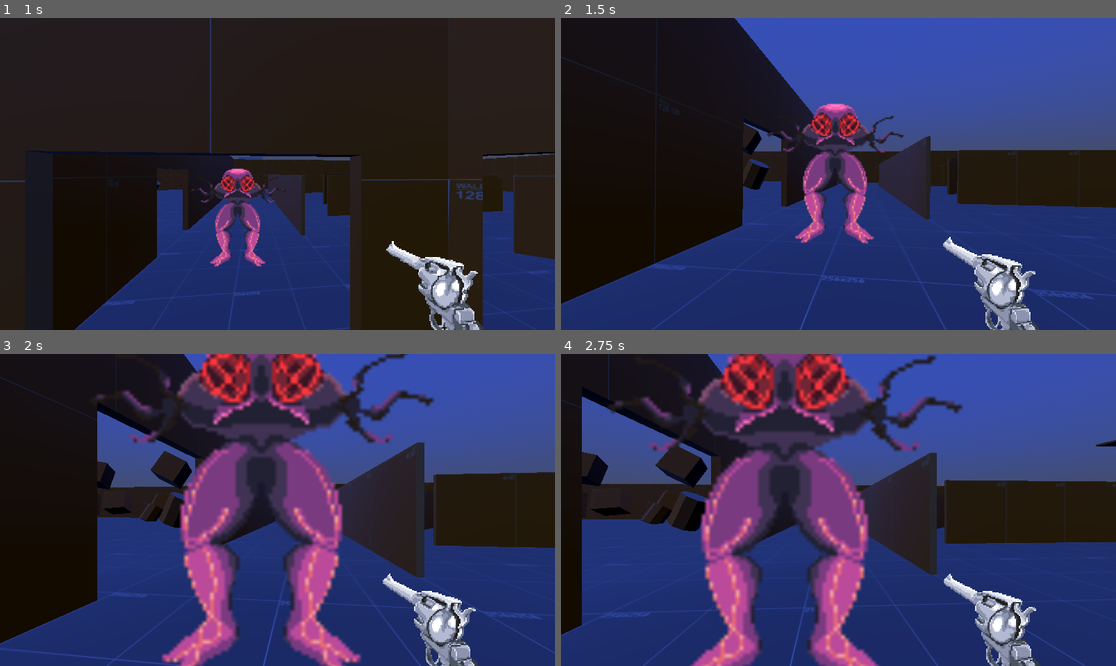
Above: before the commit, frames 1-4 (two rows, left to right).
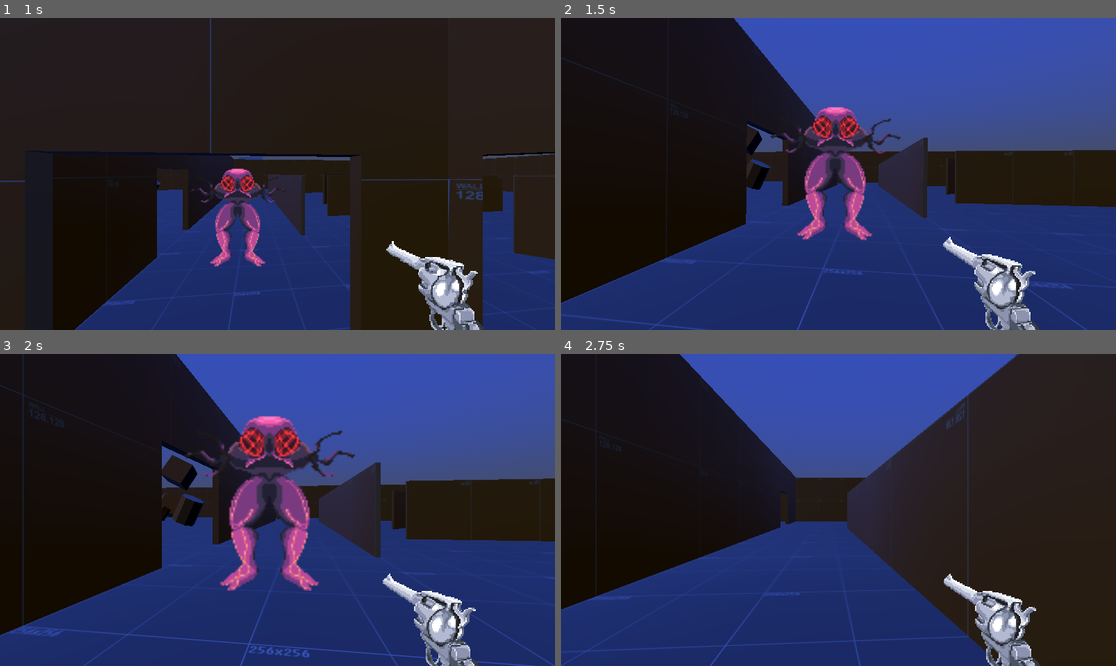
Above: after the commit, the same moments.

Repository: Liloslash/CocoonstrikeV2
Game: Godot game, scene res://world.tscn
Two runs of this game, one before a commit and one after it. Both use one fixed random seed, a clock stepped at 60 frames per second and the inputs below. Sound files missing from this copy of the repository are replaced by a short silence.
Inputs (mouse positions are in pixels of both pictures, inside the frame that each line leads up to):
- Up to frame 1 (1 s): move the mouse to (305, 174) at 0.52 s; hold W (up) from 0.53 s (still down); hold Q (slam) from 0.53 s (still down); click (305, 174) at 0.6 s; tap Space (jump) at 0.77 s
- Up to frame 2 (1.5 s): keep holding W (up); move the mouse to (810, 174) at 1.27 s; release Q (slam) at 1.28 s; tap Q (slam) at 1.35 s
- Up to frame 3 (2 s): keep holding W (up); tap Space (jump) at 1.52 s; click (249, 510) at 1.55 s
- Up to frame 4 (2.75 s): keep holding W (up); move the mouse to (849, 503) at 2.02 s; hold Q (slam) from 2.03 s (still down); click (849, 503) at 2.1 s

Frame 1 is identical in both runs. In frame 2, 4.0% of the frame differs, in the area x 0-100%, y 0-100%; in frame 3, 32%; in frame 4, 54%.

Commit message:
Add enemy character with health and damage mechanics; implement revolver damage handling in player script

Diff:
--- /dev/null
+++ b/Enemy/enemy.gd
@@ -0,0 +1,80 @@
+extends CharacterBody3D
+
+# === PARAMÈTRES EXPORTÉS ===
+@export_group("Statistiques")
+@export var max_health: int = 100
+
+@export_group("Comportement")
+@export var move_speed: float = 3.0
+@export var detection_range: float = 15.0  # Distance de détection du joueur
+
+@export_group("Animation de Mort")
+@export var death_freeze_duration: float = 1.0  # Durée du freeze avant disparition
+
+# === VARIABLES INTERNES ===
+var current_health: int
+var is_alive: bool = true
+var is_frozen: bool = false
+var player_reference: Node3D = null
+
+# === COMPOSANTS ===
+@onready var sprite: AnimatedSprite3D = $AnimatedSprite3D  # Le sprite 2D billboard
+
+func _ready():
+	# Initialisation
+	current_health = max_health
+
+	# Mettre l'ennemi sur la layer 2 pour le raycast
+	collision_layer = 2
+
+	# Recherche du joueur dans la scène
+	_find_player()
+
+func _find_player():
+	# Cherche le joueur dans la scène (adaptez selon votre structure)
+	var world = get_tree().get_first_node_in_group("world")
+	if world:
+		player_reference = world.get_node_or_null("Player")
+
+	if not player_reference:
+		# Recherche alternative
+		player_reference = get_tree().get_first_node_in_group("player")
+
+func _physics_process(_delta):
+	if not is_alive or is_frozen:
+		return
+
+	# Pour l'instant, l'ennemi reste statique
+	# TODO: Ajouter logique de mouvement/pathfinding plus tard
+	pass
+
+# === SYSTÈME DE DÉGÂTS ===
+func take_damage(damage: int):
+	if not is_alive:
+		return
+
+	current_health -= damage
+	print("Ennemi touché ! Vie restante: ", current_health, "/", max_health)
+
+	# Vérification de la mort
+	if current_health <= 0:
+		_die()
+
+func _die():
+	if not is_alive:
+		return
+
+	is_alive = false
+	is_frozen = true
+	print("Ennemi éliminé !")
+
+	# Freeze pendant 1 seconde puis disparition
+	await get_tree().create_timer(death_freeze_duration).timeout
+	queue_free()
+
+# === GETTERS POUR DEBUG/HUD ===
+func get_health_percentage() -> float:
+	return float(current_health) / float(max_health)
+
+func is_dead() -> bool:
+	return not is_alive
--- a/Enemy/enemy.tscn
+++ b/Enemy/enemy.tscn
@@ -1,6 +1,7 @@
-[gd_scene load_steps=32 format=3 uid="uid://smwg3iv40p4o"]
+[gd_scene load_steps=33 format=3 uid="uid://smwg3iv40p4o"]
 
 [ext_resource type="Texture2D" uid="uid://bejtd403q1ucu" path="res://Assets/Sprites/Critters/BigMonsterV1.png" id="1_2pb1h"]
+[ext_resource type="Script" uid="uid://4sr47wsfjxbc" path="res://Enemy/enemy.gd" id="1_px1sc"]
 
 [sub_resource type="AtlasTexture" id="AtlasTexture_2pb1h"]
 atlas = ExtResource("1_2pb1h")
@@ -209,6 +210,7 @@
 [sub_resource type="CapsuleShape3D" id="CapsuleShape3D_2j8qn"]
 
 [node name="Enemy" type="CharacterBody3D"]
+script = ExtResource("1_px1sc")
 
 [node name="AnimatedSprite3D" type="AnimatedSprite3D" parent="."]
 transform = Transform3D(1.5, 0, 0, 0, 1.5, 0, 0, 0, 1.5, 0, 0, 0)
--- a/Player/player.gd
+++ b/Player/player.gd
@@ -30,6 +30,9 @@
 @export var recoil_duration: float = 0.2
 @export var recoil_rotation: float = 3.0
 @export var recoil_kickback: float = 0.08
+
+@export_group("Combat")
+@export var revolver_damage: int = 50  # Dégâts du revolver
 
 # --- Variables internes ---
 var current_speed: float = 0.0
@@ -53,6 +56,9 @@
 # --- Head Bob interne ---
 var headbob_timer: float = 0.0
 
+# --- Combat ---
+@onready var raycast: RayCast3D = $Camera3D/RayCast3D  # Raycast pour les tirs
+
 # --- Référence au revolver dans le HUD ---
 @onready var revolver_sprite = $HUD_Layer/Revolver
 var revolver_connected: bool = false
@@ -80,9 +86,19 @@
 	original_camera_position = camera.position
 	original_camera_rotation = camera.rotation_degrees
 
+	# Créer le raycast s'il n'existe pas
+	if not raycast:
+		raycast = RayCast3D.new()
+		camera.add_child(raycast)
+		raycast.target_position = Vector3(0, 0, -100)  # 100 unités vers l'avant
+		raycast.enabled = true
+		# Configurer pour ignorer la Map (layer 1) et ne détecter que layer 2
+		raycast.collision_mask = 2  # Ne détecte que la layer 2
+
 	# Connexion du signal de tir du revolver avec vérification
 	if revolver_sprite:
 		revolver_sprite.shot_fired.connect(_trigger_recoil)
+		revolver_sprite.shot_fired.connect(_handle_shot)  # Connexion pour les dégâts
 		revolver_connected = true
 	else:
 		push_error("Revolver sprite non trouvé dans HUD_Layer/Revolver")
@@ -103,31 +119,36 @@
 
 # --- Gestion séparée du camera shake ---
 func _handle_camera_shake(delta: float) -> void:
-	if shake_timer > 0:
-		var t := 1.0 - (shake_timer / shake_time_total)
-		var elastic := ease_out_elastic(t)
-		var offset = Vector3(
-			randf_range(-1, 1) * shake_strength * (1 - elastic),
-			randf_range(-1, 1) * shake_strength * (1 - elastic),
-			0
-		)
-		camera.position = original_camera_position + offset
-		camera.rotation_degrees = original_camera_rotation + Vector3(0, 0, randf_range(-1, 1) * shake_rot * (1 - elastic))
-		shake_timer -= delta
+	if shake_timer <= 0:
+		return
+
+	var t := 1.0 - (shake_timer / shake_time_total)
+	var elastic := ease_out_elastic(t)
+	var offset = Vector3(
+		randf_range(-1, 1) * shake_strength * (1 - elastic),
+		randf_range(-1, 1) * shake_strength * (1 - elastic),
+		0
+	)
+	camera.position = original_camera_position + offset
+	camera.rotation_degrees = original_camera_rotation + Vector3(0, 0, randf_range(-1, 1) * shake_rot * (1 - elastic))
+	shake_timer -= delta
+
+	if shake_timer <= 0:
+		camera.position = original_camera_position
+		camera.rotation_degrees = original_camera_rotation
+
+# --- Gestion séparée du head bob ---
+func _handle_head_bob(delta: float) -> void:
+	if is_frozen or current_speed <= 0 or shake_timer > 0:
+		headbob_timer = 0.0
 		if shake_timer <= 0:
 			camera.position = original_camera_position
-			camera.rotation_degrees = original_camera_rotation
-
-# --- Gestion séparée du head bob ---
-func _handle_head_bob(delta: float) -> void:
-	if not is_frozen and current_speed > 0 and shake_timer <= 0:
-		headbob_timer += delta
-		var bob_offset_y = abs(sin(headbob_timer * headbob_frequency)) * headbob_amplitude
-		var bob_offset_x = sin(headbob_timer * headbob_frequency * headbob_frequency_multiplier) * headbob_amplitude * 0.5
-		camera.position = original_camera_position + Vector3(bob_offset_x, bob_offset_y, 0)
-	elif shake_timer <= 0:
-		headbob_timer = 0.0
-		camera.position = original_camera_position
+		return
+
+	headbob_timer += delta
+	var bob_offset_y = abs(sin(headbob_timer * headbob_frequency)) * headbob_amplitude
+	var bob_offset_x = sin(headbob_timer * headbob_frequency * headbob_frequency_multiplier) * headbob_amplitude * 0.5
+	camera.position = original_camera_position + Vector3(bob_offset_x, bob_offset_y, 0)
 
 # --- Gestion séparée du tir et rechargement ---
 func _handle_shooting() -> void:
@@ -143,6 +164,26 @@
 	if Input.is_action_just_pressed("reload"):
 		revolver_sprite.start_reload()
 
+# --- Gestion du tir avec Raycast ---
+func _handle_shot() -> void:
+	print("_handle_shot() appelée !")
+
+	if not raycast.is_colliding():
+		print("Raycast ne touche rien")
+		return
+
+	print("Raycast en collision !")
+	var collider = raycast.get_collider()
+	print("Collider: ", collider)
+
+	if not collider or not collider.has_method("take_damage"):
+		print("Collider n'a pas de méthode take_damage")
+		return
+
+	print("Ennemi a la méthode take_damage, envoi des dégâts...")
+	collider.take_damage(revolver_damage)
+	print("Ennemi touché pour ", revolver_damage, " dégâts!")
+
 # --- Effet de recul lors du tir ---
 func _trigger_recoil() -> void:
 	# Shake de recul avec paramètres spécifiques
@@ -159,9 +200,11 @@
 
 # --- Application de l'offset de kickback ---
 func _apply_kickback_offset(progress: float) -> void:
-	if shake_timer <= 0:  # Ne pas interférer avec le shake
-		var kickback_offset = Vector3(0, 0, recoil_kickback * progress)
-		camera.position = original_camera_position + kickback_offset
+	if shake_timer > 0:  # Ne pas interférer avec le shake
+		return
+
+	var kickback_offset = Vector3(0, 0, recoil_kickback * progress)
+	camera.position = original_camera_position + kickback_offset
 
 # --- Fonction d'atténuation EaseOutElastic pour la courbe du shake ---
 func ease_out_elastic(t: float) -> float:
@@ -173,6 +216,7 @@
 # --- Mise à jour de la physique du joueur ---
 func _physics_process(delta: float) -> void:
 	_handle_freeze_state(delta)
+
 	if is_frozen:
 		return
 
@@ -184,13 +228,15 @@
 
 # --- Gestion de l'état de freeze ---
 func _handle_freeze_state(delta: float) -> void:
-	if is_frozen:
-		freeze_timer -= delta
-		if freeze_timer <= 0:
-			is_frozen = false
-			freeze_timer = 0.0
-		velocity.x = 0.0
-		velocity.z = 0.0
+	if not is_frozen:
+		return
+
+	freeze_timer -= delta
+	if freeze_timer <= 0:
+		is_frozen = false
+		freeze_timer = 0.0
+	velocity.x = 0.0
+	velocity.z = 0.0
 
 # --- Gestion de la gravité et du saut ---
 func _handle_gravity_and_jump(delta: float) -> void:
@@ -200,28 +246,38 @@
 
 # --- Gestion de l'atterrissage après slam ---
 func _handle_slam_landing() -> void:
-	if is_on_floor() and is_slamming:
-		is_slamming = false
-		is_frozen = true
-		freeze_timer = freeze_duration_after_slam
-		start_camera_shake()
-
-# --- Gestion du mouvement horizontal ---
+	if not (is_on_floor() and is_slamming):
+		return
+
+	is_slamming = false
+	is_frozen = true
+	freeze_timer = freeze_duration_after_slam
+	start_camera_shake()
+
+# --- Gestion du mouvement horizontal (VERSION REFACTORISÉE) ---
 func _handle_movement(delta: float) -> void:
 	var input_dir = Input.get_vector("left", "right", "up", "down")
-	if input_dir != Vector2.ZERO:
-		var direction = (transform.basis * Vector3(input_dir.x, 0, input_dir.y)).normalized()
-		if not is_frozen:
-			if not is_accelerating:
-				is_accelerating = true
-				acceleration_timer = 0.0
-			acceleration_timer += delta
-			var speed_ratio = min(acceleration_timer / acceleration_duration, 1.0)
-			current_speed = max_speed * speed_ratio
-			velocity.x = direction.x * current_speed
-			velocity.z = direction.z * current_speed
-	else:
+
+	# Early return - si pas d'input ou frozen, arrêter le mouvement
+	if input_dir == Vector2.ZERO or is_frozen:
 		is_accelerating = false
 		current_speed = 0.0
 		velocity.x = 0.0
 		velocity.z = 0.0
+		return
+
+	# Calculer la direction de mouvement
+	var direction = (transform.basis * Vector3(input_dir.x, 0, input_dir.y)).normalized()
+
+	# Gérer l'accélération
+	if not is_accelerating:
+		is_accelerating = true
+		acceleration_timer = 0.0
+
+	acceleration_timer += delta
+	var speed_ratio = min(acceleration_timer / acceleration_duration, 1.0)
+	current_speed = max_speed * speed_ratio
+
+	# Appliquer la vitesse
+	velocity.x = direction.x * current_speed
+	velocity.z = direction.z * current_speed
--- a/Player/player.tscn
+++ b/Player/player.tscn
@@ -163,6 +163,9 @@
 
 [node name="Camera3D" type="Camera3D" parent="."]
 
+[node name="RayCast3D" type="RayCast3D" parent="Camera3D"]
+collision_mask = 2
+
 [node name="CollisionShape3D" type="CollisionShape3D" parent="."]
 shape = SubResource("CapsuleShape3D_rpqav")
 debug_color = Color(0.213589, 0.599834, 0.620549, 0.42)
--- a/world.tscn
+++ b/world.tscn
@@ -26,11 +26,12 @@
 
 [node name="Obstacles" parent="." instance=ExtResource("2_tlwt5")]
 
-[node name="Player" parent="." instance=ExtResource("3_tlwt5")]
-transform = Transform3D(1, 0, 0, 0, 1, 0, 0, 0, 1, 0, 1, 0)
-
 [node name="WorldEnvironment" type="WorldEnvironment" parent="."]
 environment = SubResource("Environment_036b0")
 
+[node name="Player" parent="." instance=ExtResource("3_tlwt5")]
+transform = Transform3D(1, 0, 0, 0, 1, 0, 0, 0, 1, 0, 1, 0)
+revolver_damage = 25
+
 [node name="Enemy" parent="." instance=ExtResource("4_aqk2v")]
 transform = Transform3D(1.5, 0, 0, 0, 1.5, 0, 0, 0, 1.5, 0, 1.14653, -7)
Not shown, added: Enemy/enemy.gd.uid
